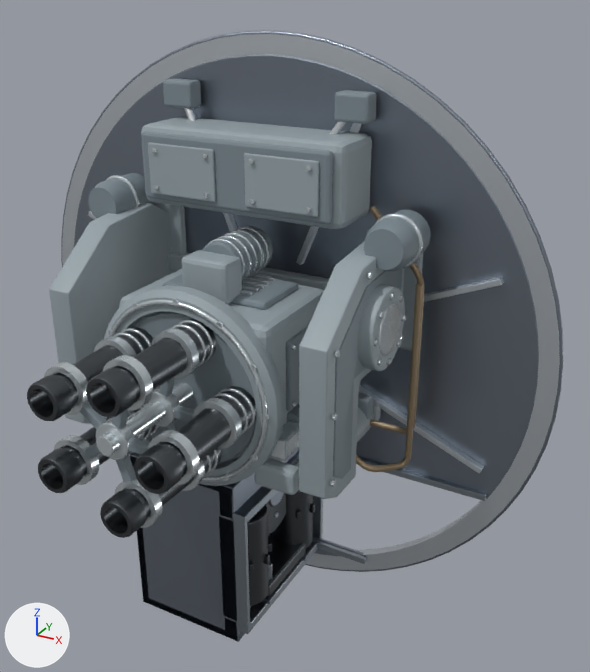
What one commit did to the glTF model assets-src/ship-modules/weapon-gatling.glb.
Both versions are drawn from a 50 mm camera at (4.11, -6.61, 3.48) aimed at (0.7, -0.42, 0.39). The lights are fixed; the arrows at lower left show +X, +Y and +Z. The older version comes first. Where no turn or scale is listed for an object, it has been applied to the vertices.

In view in the first picture: 'barrel_0', 'barrel_1', 'barrel_hub', 'deck_channel_sill_inner', 'deck_channel_sill_outer', 'deck_rib_0', 'deck_rib_1', 'deck_rib_2', 'deck_rib_3', 'deck_rib_7', 'feed_tower_cap', 'gun_cradle_cheek_+1', 'gun_cradle_cheek_-1', 'gun_front_bearing', 'gun_house', 'gun_house_hood', 'gun_receiver', 'weapon_deck', 'weapon_deck_channel_floor', 'weapon_mating_ring', 'weapon_ring_flange' and 100 more.
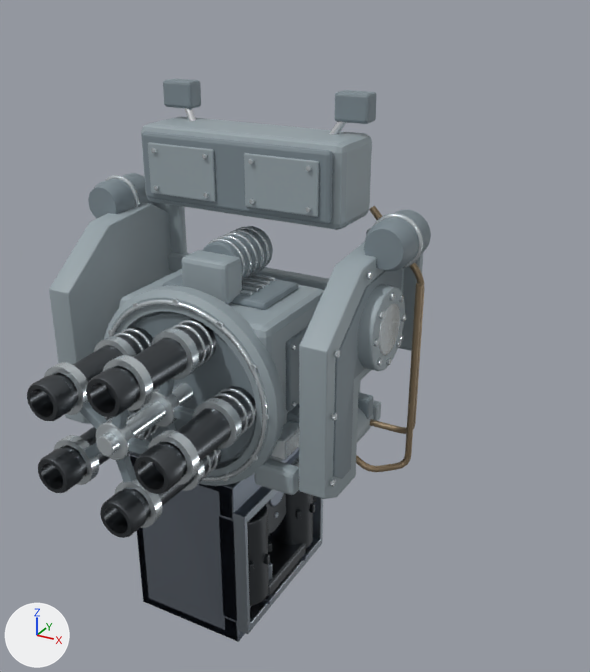
Commit message: feat(weapon): 機関砲の反動と基部形状を復元

Scene script edits in JSON lines:
```json
{"op": "remove", "block": "ob_weapon_mating_ring", "code": ["ob_weapon_mating_ring = bpy.data.objects.new('weapon_mating_ring', me_weapon_mating_ring)", "ob_weapon_mating_ring.location = (0.0, 0.0, 0.0)"]}
{"op": "remove", "block": "ob_weapon_ring_flange", "code": ["ob_weapon_ring_flange = bpy.data.objects.new('weapon_ring_flange', me_weapon_ring_flange)", "ob_weapon_ring_flange.location = (0.0, 0.0, 0.0)"]}
{"op": "remove", "block": "ob_weapon_deck", "code": ["ob_weapon_deck = bpy.data.objects.new('weapon_deck', me_weapon_deck)", "ob_weapon_deck.location = (0.0, 0.0, 0.0)"]}
{"op": "remove", "block": "ob_weapon_deck_channel_floor", "code": ["ob_weapon_deck_channel_floor = bpy.data.objects.new('weapon_deck_channel_floor', me_weapon_deck_channel_floor)", "ob_weapon_deck_channel_floor.location = (0.0, 0.0, 0.0)"]}
{"op": "remove", "block": "ob_deck_channel_sill_inner", "code": ["ob_deck_channel_sill_inner = bpy.data.objects.new('deck_channel_sill_inner', me_deck_channel_sill_inner)", "ob_deck_channel_sill_inner.location = (0.0, 0.0, 0.0)"]}
{"op": "remove", "block": "ob_deck_channel_sill_outer", "code": ["ob_deck_channel_sill_outer = bpy.data.objects.new('deck_channel_sill_outer', me_deck_channel_sill_outer)", "ob_deck_channel_sill_outer.location = (0.0, 0.0, 0.0)"]}
{"op": "remove", "block": "ob_deck_rib_0", "code": ["ob_deck_rib_0 = bpy.data.objects.new('deck_rib_0', me_deck_rib_0)", "ob_deck_rib_0.location = (0.0, 0.0, 0.0)"]}
{"op": "remove", "block": "ob_deck_rib_1", "code": ["ob_deck_rib_1 = bpy.data.objects.new('deck_rib_1', me_deck_rib_1)", "ob_deck_rib_1.location = (0.0, 0.0, 0.0)"]}
{"op": "remove", "block": "ob_deck_rib_2", "code": ["ob_deck_rib_2 = bpy.data.objects.new('deck_rib_2', me_deck_rib_2)", "ob_deck_rib_2.location = (0.0, 0.0, 0.0)"]}
{"op": "remove", "block": "ob_deck_rib_3", "code": ["ob_deck_rib_3 = bpy.data.objects.new('deck_rib_3', me_deck_rib_3)", "ob_deck_rib_3.location = (0.0, 0.0, 0.0)"]}
{"op": "remove", "block": "ob_deck_rib_7", "code": ["ob_deck_rib_7 = bpy.data.objects.new('deck_rib_7', me_deck_rib_7)", "ob_deck_rib_7.location = (0.0, 0.0, 0.0)"]}
```

Changed parts and their boxes [x1, y1, x2, y2] in the pictures (590 x 672 px):
```json
{"object": "weapon_deck", "change": "deleted", "before": [74, 55, 539, 499]}
{"object": "weapon_mating_ring", "change": "deleted", "before": [62, 34, 560, 570]}
{"object": "weapon_ring_flange", "change": "deleted", "before": [61, 30, 564, 572]}
{"object": "deck_rib_7", "change": "deleted", "before": [359, 385, 484, 473]}
{"object": "deck_channel_sill_inner", "change": "deleted", "before": [356, 457, 487, 501]}
{"object": "deck_rib_0", "change": "deleted", "before": [424, 277, 504, 302]}
{"object": "deck_channel_sill_outer", "change": "deleted", "before": [312, 539, 367, 564]}
{"object": "deck_rib_1", "change": "deleted", "before": [296, 123, 362, 265]}
{"object": "weapon_deck_channel_floor", "change": "deleted", "before": [313, 536, 364, 556], "on screen": "mostly hidden"}
{"object": "deck_rib_2", "change": "deleted", "before": [184, 108, 238, 232], "on screen": "mostly hidden"}
{"object": "deck_rib_3", "change": "deleted", "before": [88, 211, 97, 220]}
```
